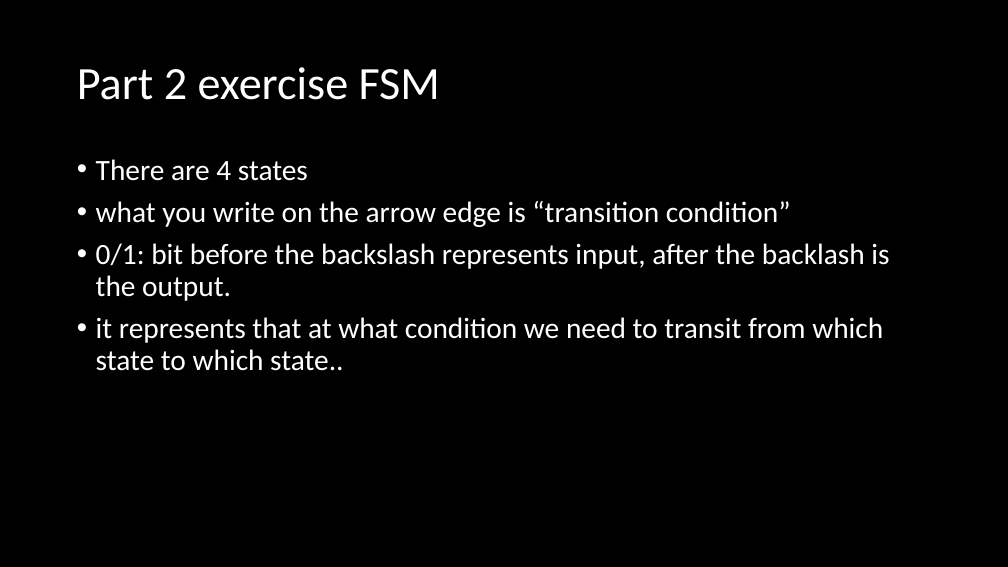
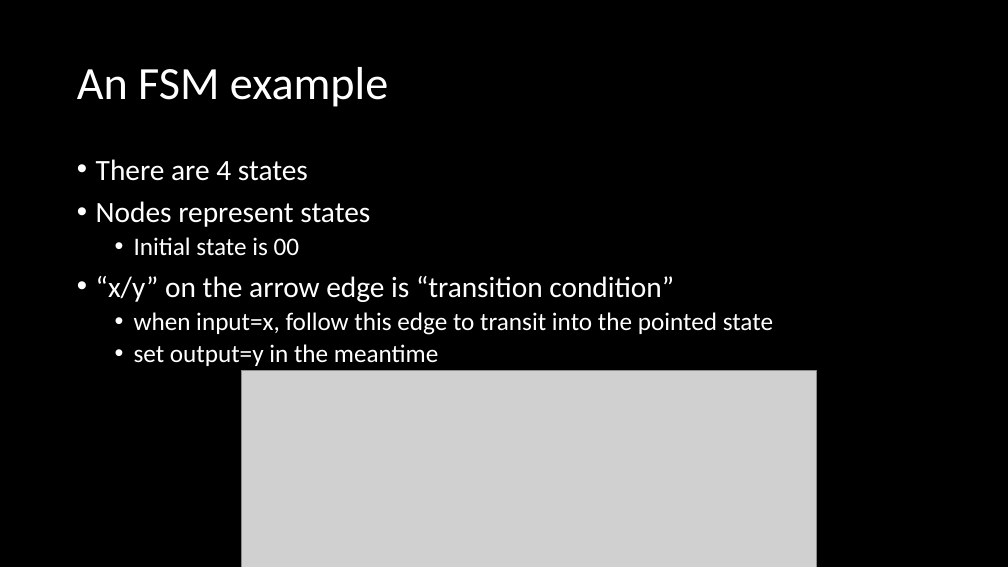
Before and after one commit to NYU-CSO/nyu-cso.github.io, a slide deck: slide 55 of rec-notes/r13.pptx (slide 31 before the commit). Drawn at 1008x567 pixels with LibreOffice and Linux fonts; fonts in the diff are those of the drawing; grey boxes stand for pictures. Boxes give left, top, right and bottom in pixels: in the first picture for what was removed or moved away, otherwise in the second. Text is boxed around its words. In the diff, an @@ line names an element or a change of style, - is before the commit and + after.

```diff
--- a/rec-notes/r13.pptx
+++ b/rec-notes/r13.pptx
@@ title at (77,67,388,107): text changed @@
-Part 2 exercise FSM
+An FSM example
@@ text at (96,201,773,366): text changed; size 28 to 24 pt @@
-• what you write on the arrow edge is “transition condition”
-• 0/1: bit before the backslash represents input, after the backlash is the output.
-• it represents that at what condition we need to transit from which state to which state..
+• Nodes represent states
+  • Initial state is 00
+• “x/y” on the arrow edge is “transition condition”
+  • when input=x, follow this edge to transit into the pointed state
+  • set output=y in the meantime
@@ picture added at (241,371,817,567) @@
```
Also in this commit, not shown: 11 other slides changed, 42 slides added, 20 slides removed.
